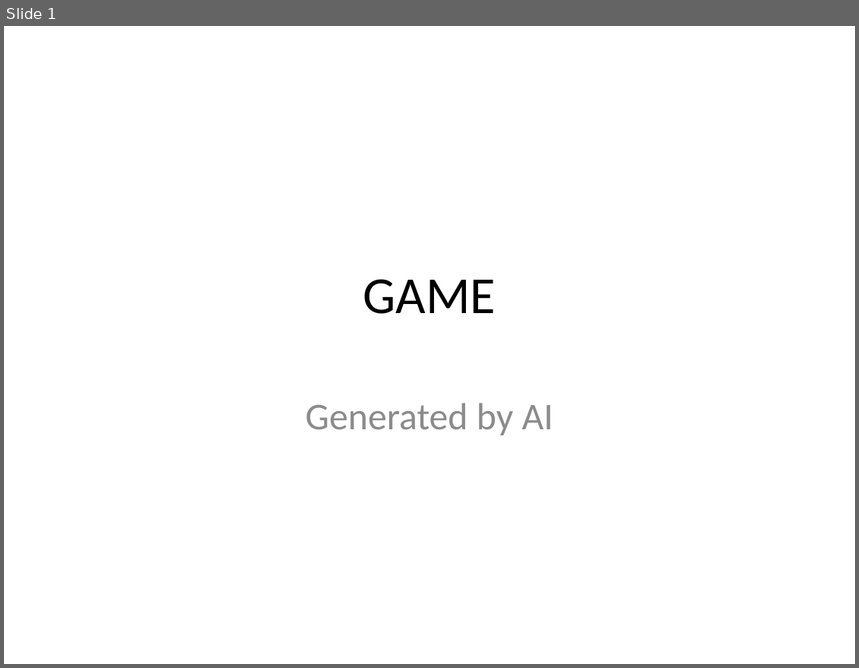
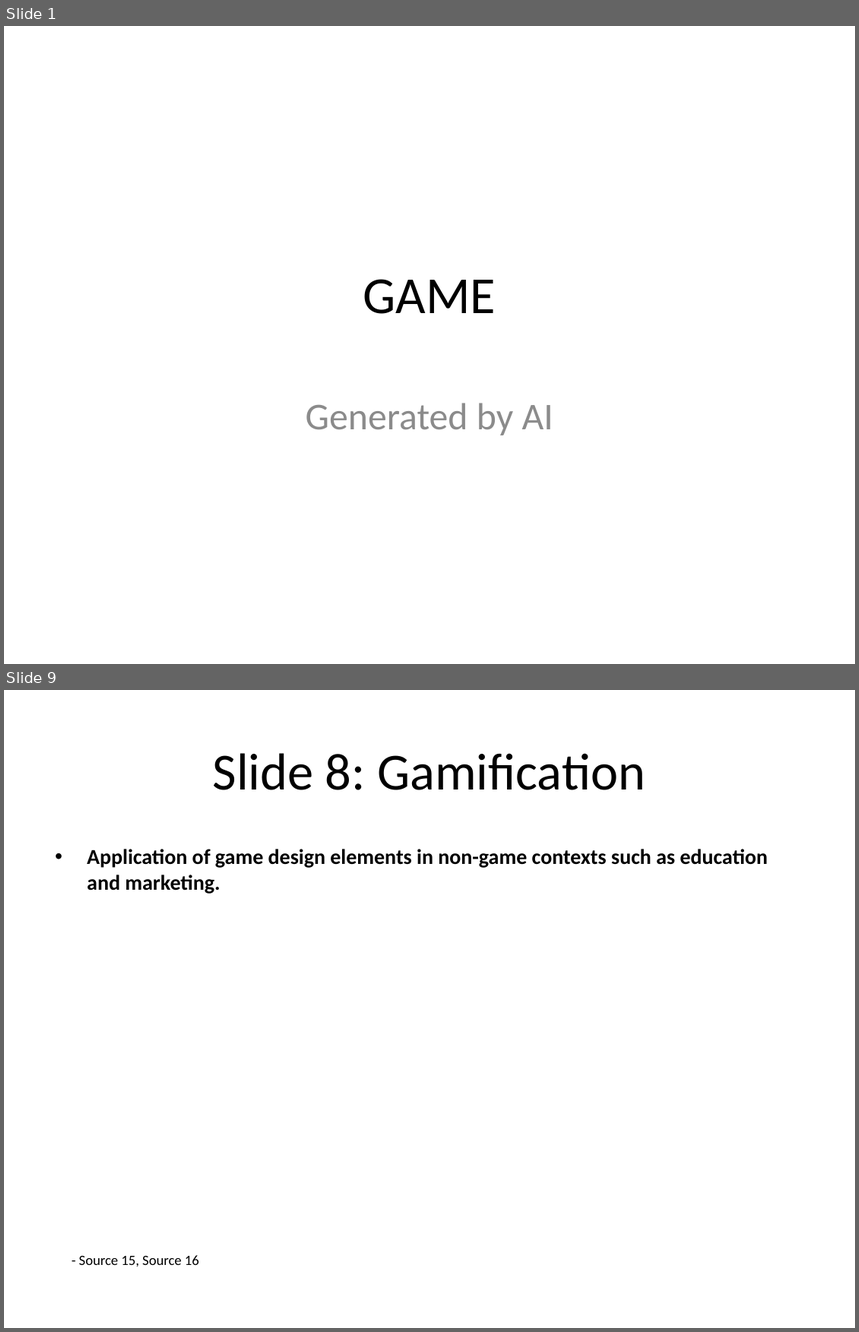
Before and after one commit to infrasvc-magang/test, a slide deck: backend/project/PPTX/Game_presentation.pptx. Shown one above the other, each under a label of ours: slide 1 before the commit, slides 1 and 9 after it; the slides between them are not shown. The pictures are 859x668 and 859x1332 pixels, drawn with LibreOffice and Linux fonts; fonts in the diff are those of the drawing. Boxes give left, top, right and bottom in pixels: in the first picture for what was removed or moved away, otherwise in the second. Text is boxed around its words. In the diff, an @@ line names an element or a change of style, - is before the commit and + after.

```diff
--- a/backend/project/PPTX/Game_presentation.pptx
+++ b/backend/project/PPTX/Game_presentation.pptx
@@ slide 9 added at (4,690,855,1328), background #FFFFFF @@
@@ title added at (213,753,645,790), 44 pt, text #000000 @@
+Slide 8: Gamification
@@ text added at (87,849,769,894), 18 pt, text #000000, bold @@
+• Application of game design elements in non-game contexts such as education and marketing.
@@ text added at (79,1255,199,1267), 12 pt, text #000000 @@
+- Source 15, Source 16
```
Also in this commit, not shown: 8 slides changed, 1 other slide added, 2 slides removed, 18 other files.
